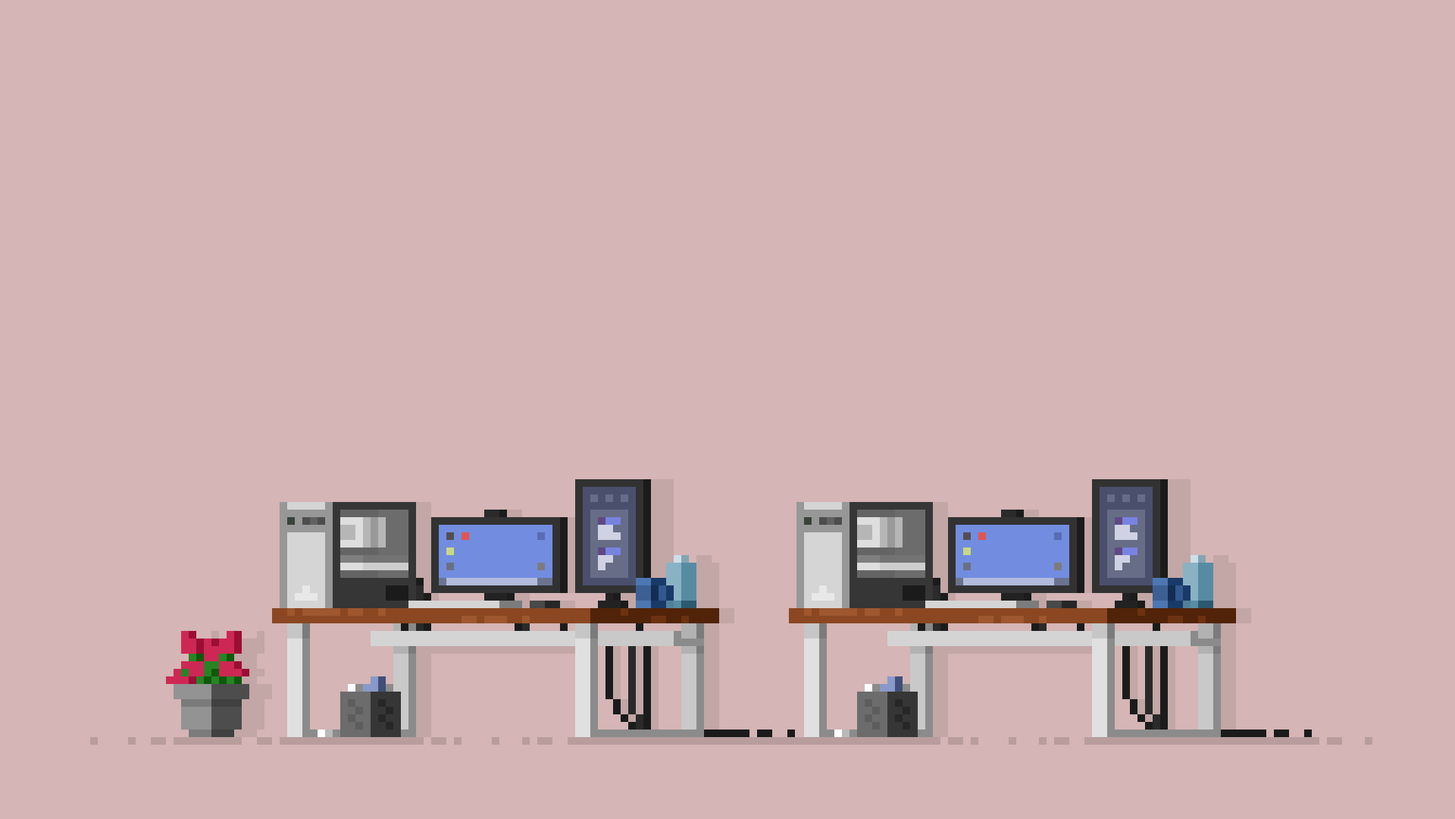
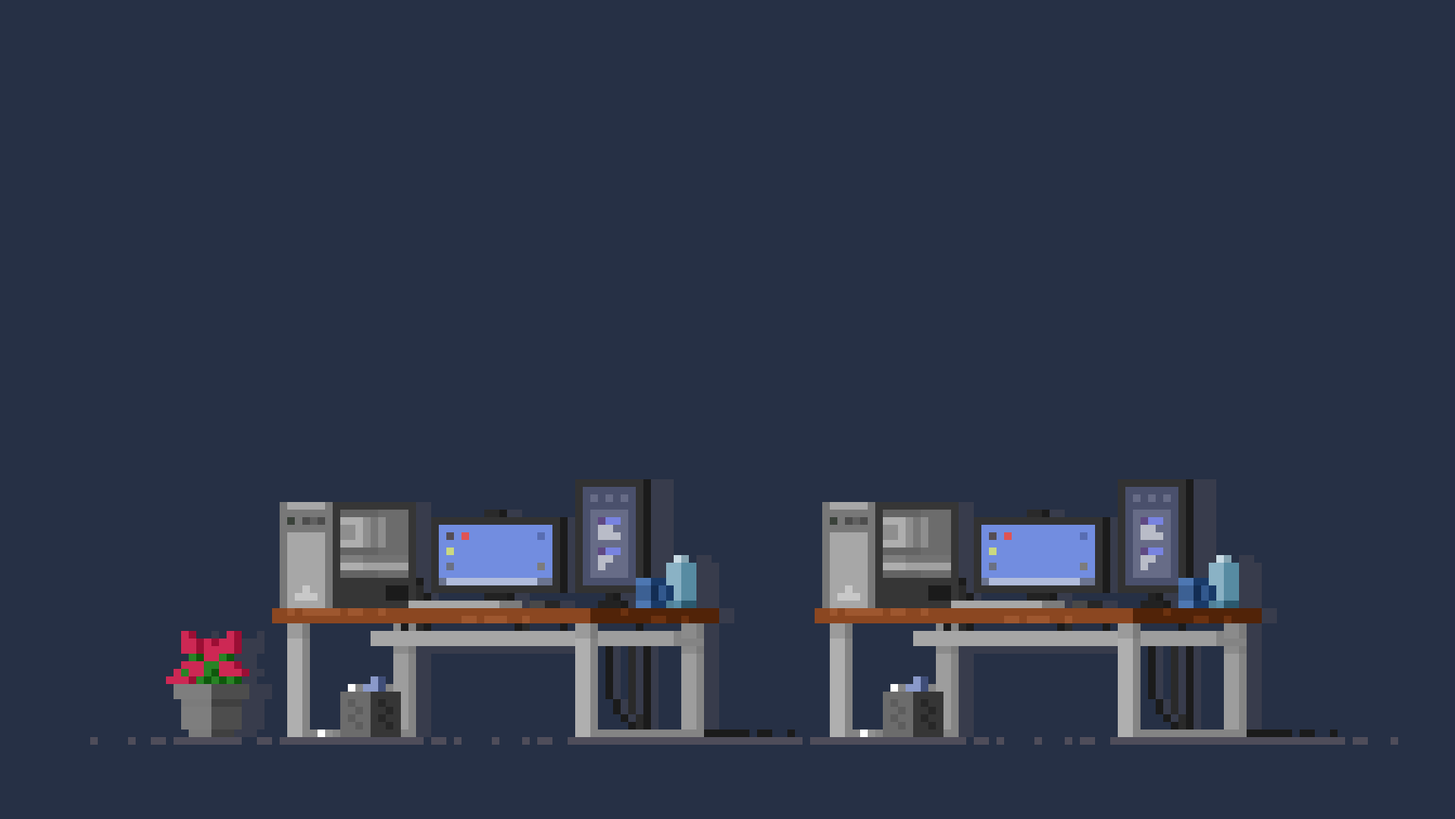
Before/after of a 1455px x 819px layered artwork. What changed in the layer stack:
painted on "图层 3" over [501, 312, 1455, 819]
painted on "图层 1" over [0, 312, 956, 819]
painted on "图层 2" over [0, 0, 1455, 819]
